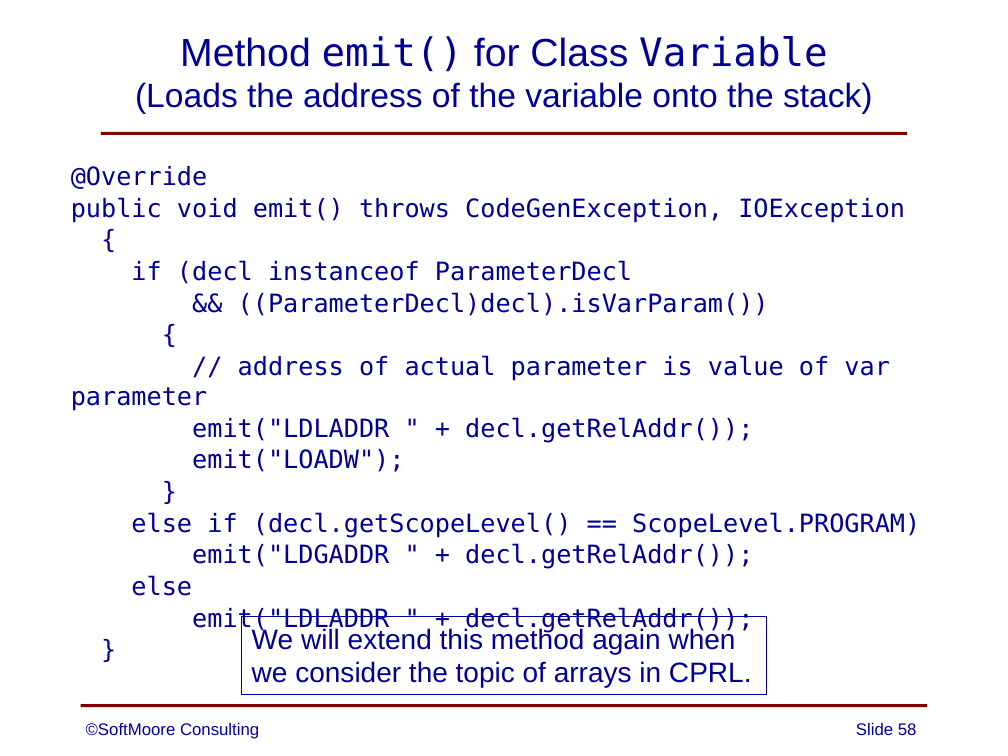
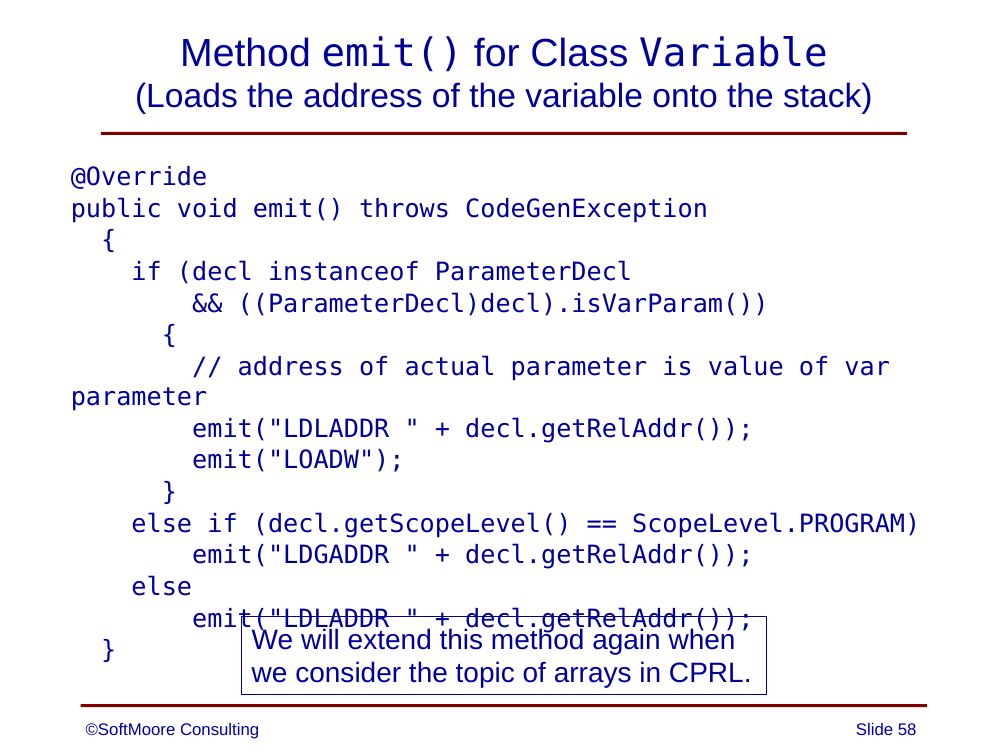
Before and after one commit to SoftMoore/CPRL, a slide deck: slide 58 of PowerPoint/13 - Subprograms.pptx. Drawn at 1008x756 pixels with LibreOffice and Linux fonts; fonts in the diff are those of the drawing. Boxes give left, top, right and bottom in pixels: in the first picture for what was removed or moved away, otherwise in the second. Text is boxed around its words. In the diff, an @@ line names an element or a change of style, - is before the commit and + after.

```diff
--- a/PowerPoint/13 - Subprograms.pptx
+++ b/PowerPoint/13 - Subprograms.pptx
@@ text at [71, 197, 708, 223]: text changed @@
-public void emit() throws CodeGenException, IOException
+public void emit() throws CodeGenException
```
Also in this commit, not shown: 2 other files.
